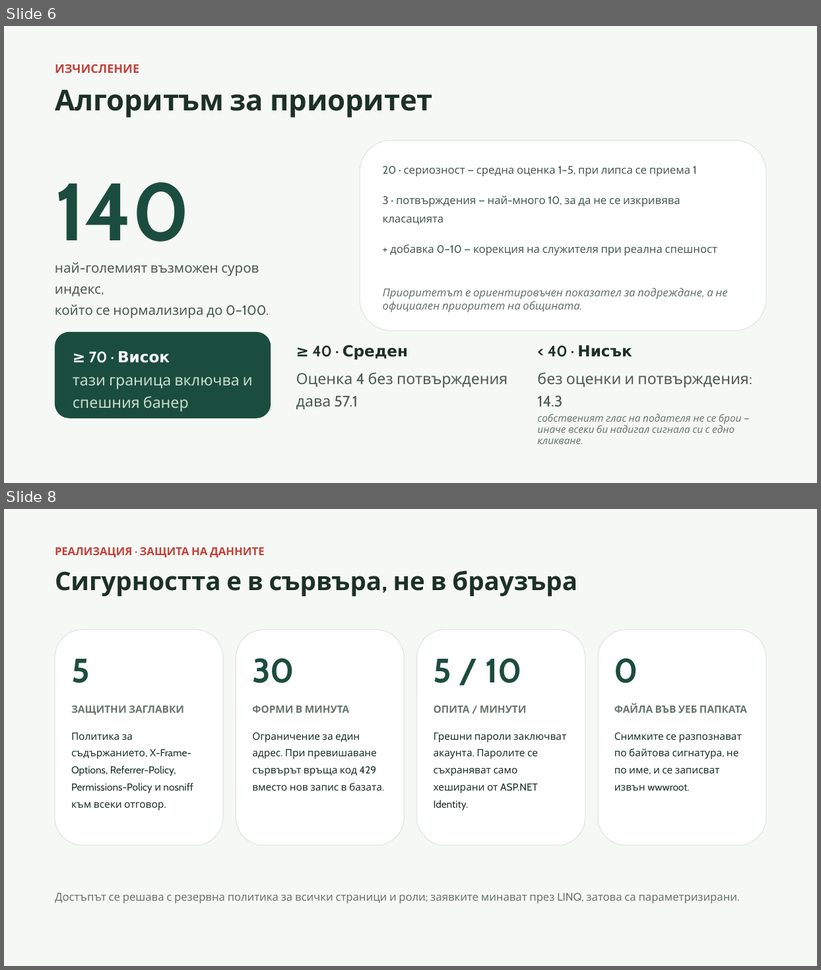
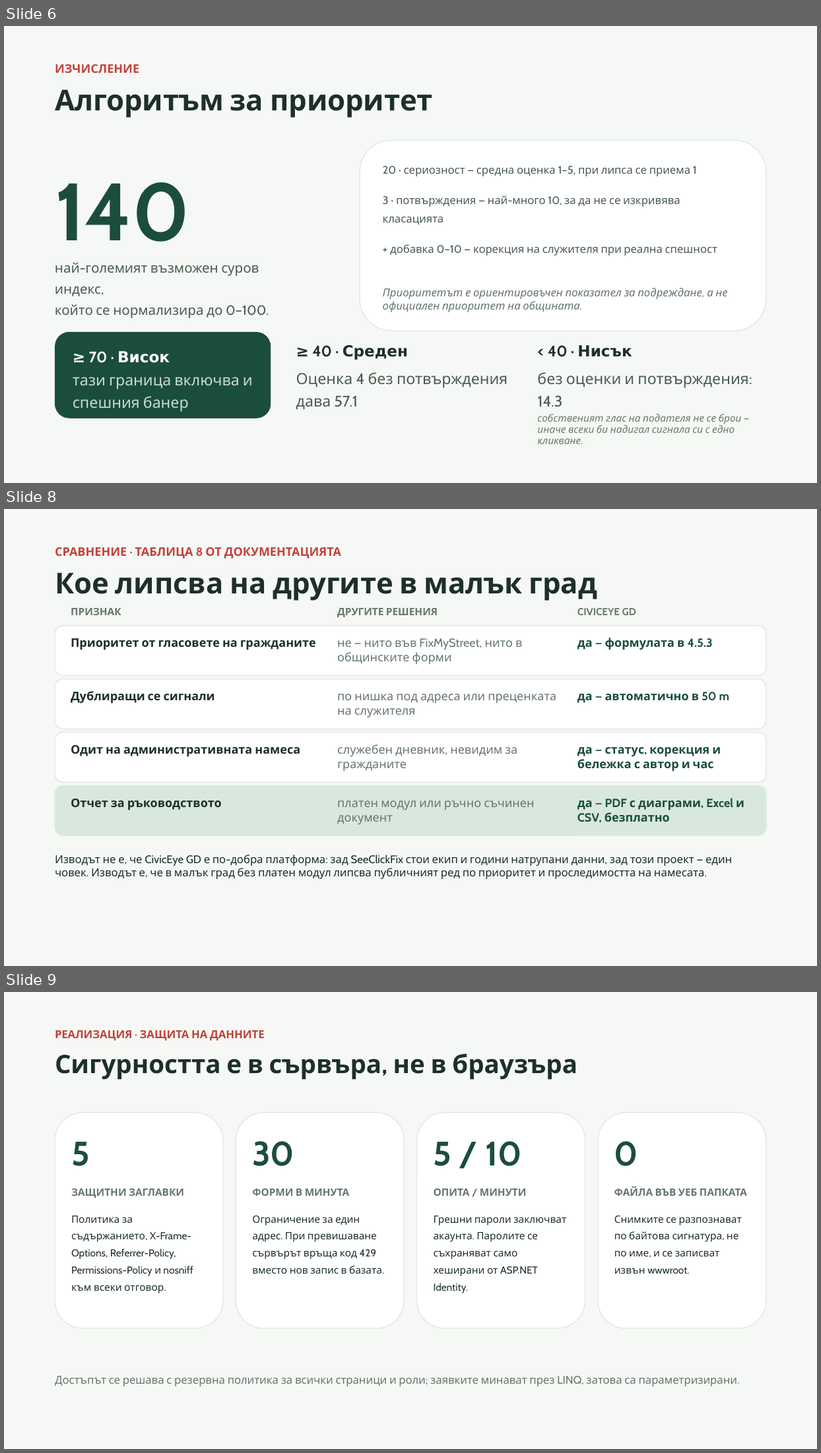
Before and after one commit to selinshengova-ai/CivicEyeGD, a slide deck: Docs/prezentacia-civiceye-gd.pptx. Shown one above the other, each under a label of ours: slides 6 and 8 before the commit, slides 6, 8 and 9 after it; the slides between them are not shown. The pictures are 821x970 and 821x1453 pixels, drawn with LibreOffice and Linux fonts; fonts in the diff are those of the drawing. Boxes give left, top, right and bottom in pixels: in the first picture for what was removed or moved away, otherwise in the second. Text is boxed around its words. In the diff, an @@ line names an element or a change of style, - is before the commit and + after.

```diff
--- a/Docs/prezentacia-civiceye-gd.pptx
+++ b/Docs/prezentacia-civiceye-gd.pptx
@@ slide 8 added at [4,509,817,966], background #F6F8F5 @@
@@ text added at [55,547,341,559], 14 pt, text #C2413B, bold @@
+СРАВНЕНИЕ · ТАБЛИЦА 8 ОТ ДОКУМЕНТАЦИЯТА
@@ text added at [55,573,598,601], 34 pt, text #1D3028, bold @@
+Кое липсва на другите в малък град
@@ rounded rectangle added at [55,626,766,675], fill #FFFFFF, outline #E0E8E1 1 pt @@
@@ text added at [71,608,121,615], 12 pt, text #66766D, bold @@
+ПРИЗНАК
@@ text added at [337,608,438,617], 12 pt, text #66766D, bold @@
+ДРУГИТЕ РЕШЕНИЯ
@@ text added at [578,608,636,615], 12 pt, text #66766D, bold @@
+CIVICEYE GD
@@ text added at [71,638,316,650], 14 pt, text #1D3028, bold @@
+Приоритет от гласовете на гражданите
@@ text added at [337,638,522,665], 14 pt, text #66766D @@
+не — нито във FixMyStreet, нито в общинските форми
@@ text added at [578,638,713,650], 14 pt, text #1B4D3E, bold @@
+да — формулата в 4.5.3
@@ rounded rectangle added at [55,679,766,729], fill #FFFFFF, outline #E0E8E1 1 pt @@
@@ text added at [71,691,215,704], 14 pt, text #1D3028, bold @@
+Дублиращи се сигнали
@@ text added at [337,694,556,718], 14 pt, text #66766D @@
+по нишка под адреса или преценката на служителя
@@ text added at [578,692,730,703], 14 pt, text #1B4D3E, bold @@
+да — автоматично в 50 m
@@ rounded rectangle added at [55,732,766,782], fill #FFFFFF, outline #E0E8E1 1 pt @@
@@ text added at [71,745,300,757], 14 pt, text #1D3028, bold @@
+Одит на административната намеса
@@ text added at [337,745,517,772], 14 pt, text #66766D @@
+служебен дневник, невидим за гражданите
@@ text added at [578,747,721,772], 14 pt, text #1B4D3E, bold @@
+да — статус, корекция и бележка с автор и час
@@ rounded rectangle added at [55,786,766,836], fill #D8E8DE, outline #E0E8E1 1 pt @@
@@ text added at [71,799,222,811], 14 pt, text #1D3028, bold @@
+Отчет за ръководството
@@ text added at [337,801,534,824], 14 pt, text #66766D @@
+платен модул или ръчно съчинен документ
@@ text added at [578,798,745,823], 14 pt, text #1B4D3E, bold @@
+да — PDF с диаграми, Excel и CSV, безплатно
@@ text added at [55,855,732,879], 13 pt, text #1D3028 @@
+Изводът не е, че CivicEye GD е по-добра платформа: зад SeeClickFix стои екип и години натрупани данни, зад този проект — един човек. Изводът е, че в малък град без платен модул липсва публичният ред по приоритет и проследимостта на намесата.
@@ what was slide 8 is now slide 9 @@
```
Also in this commit, not shown: 5 slides changed, 1 other slide added, 5 other files.
